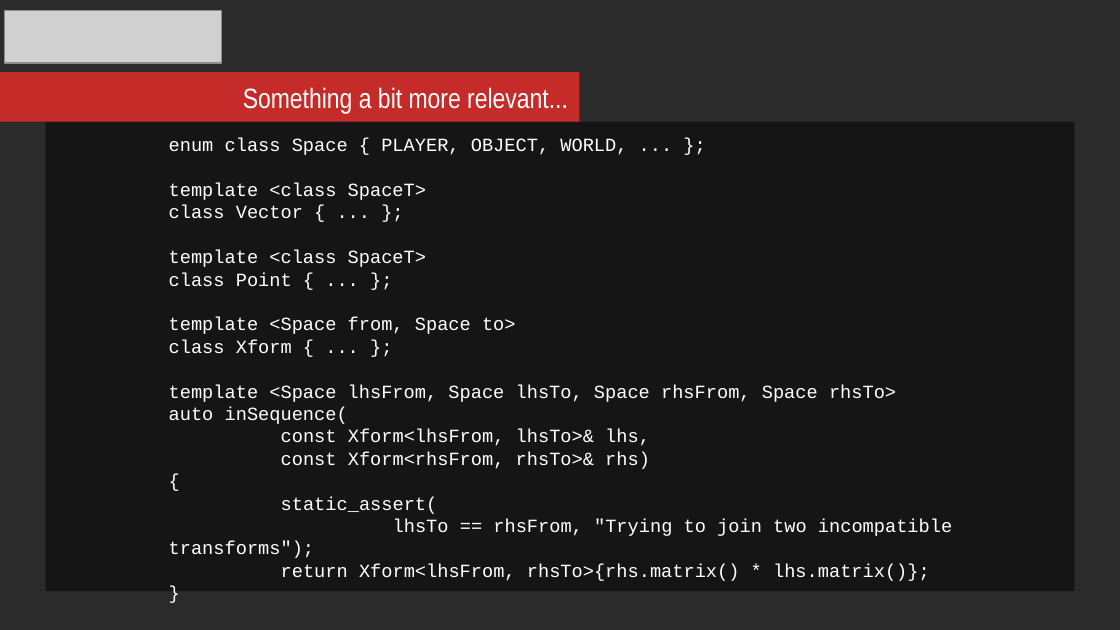
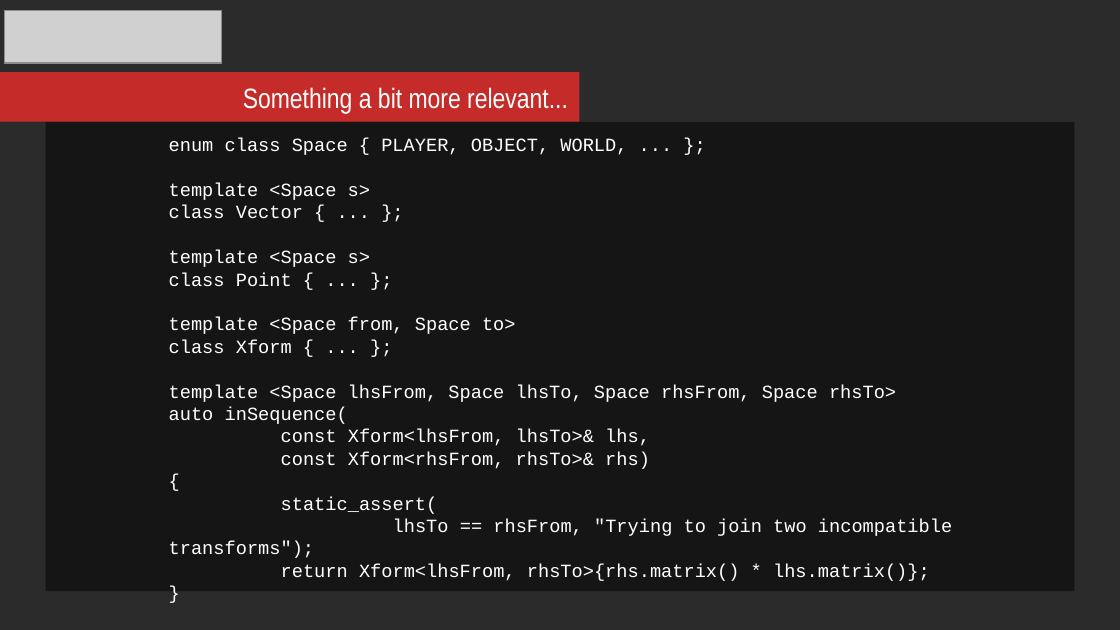
Before and after one commit to mikosz/type-safety, a slide deck: slide 24 of ask-not-what-you-can-do-for-the-compiler.odp (slide 22 before the commit). Drawn at 1120x630 pixels with LibreOffice and Linux fonts; fonts in the diff are those of the drawing; grey boxes stand for pictures; background and template pictures are left out; a plain dark background stands for a picture behind light text. Boxes give left, top, right and bottom in pixels: in the first picture for what was removed or moved away, otherwise in the second. Text is boxed around its words. In the diff, an @@ line names an element or a change of style, - is before the commit and + after.

```diff
--- a/ask-not-what-you-can-do-for-the-compiler.odp
+++ b/ask-not-what-you-can-do-for-the-compiler.odp
@@ text in rectangle at box(169, 183, 370, 200): text changed @@
-template <class SpaceT>
+template <Space s>
@@ text in rectangle at box(169, 250, 370, 267): text changed @@
-template <class SpaceT>
+template <Space s>
```
Also in this commit, not shown: 1 other slide changed, 2 slides added.
